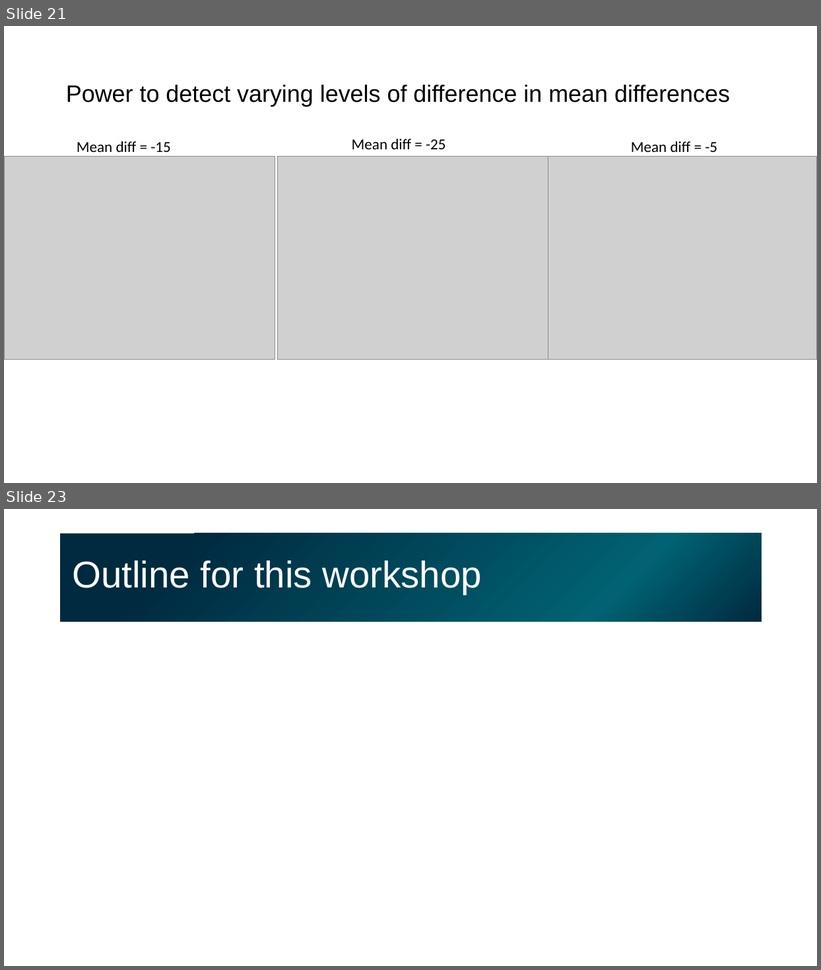
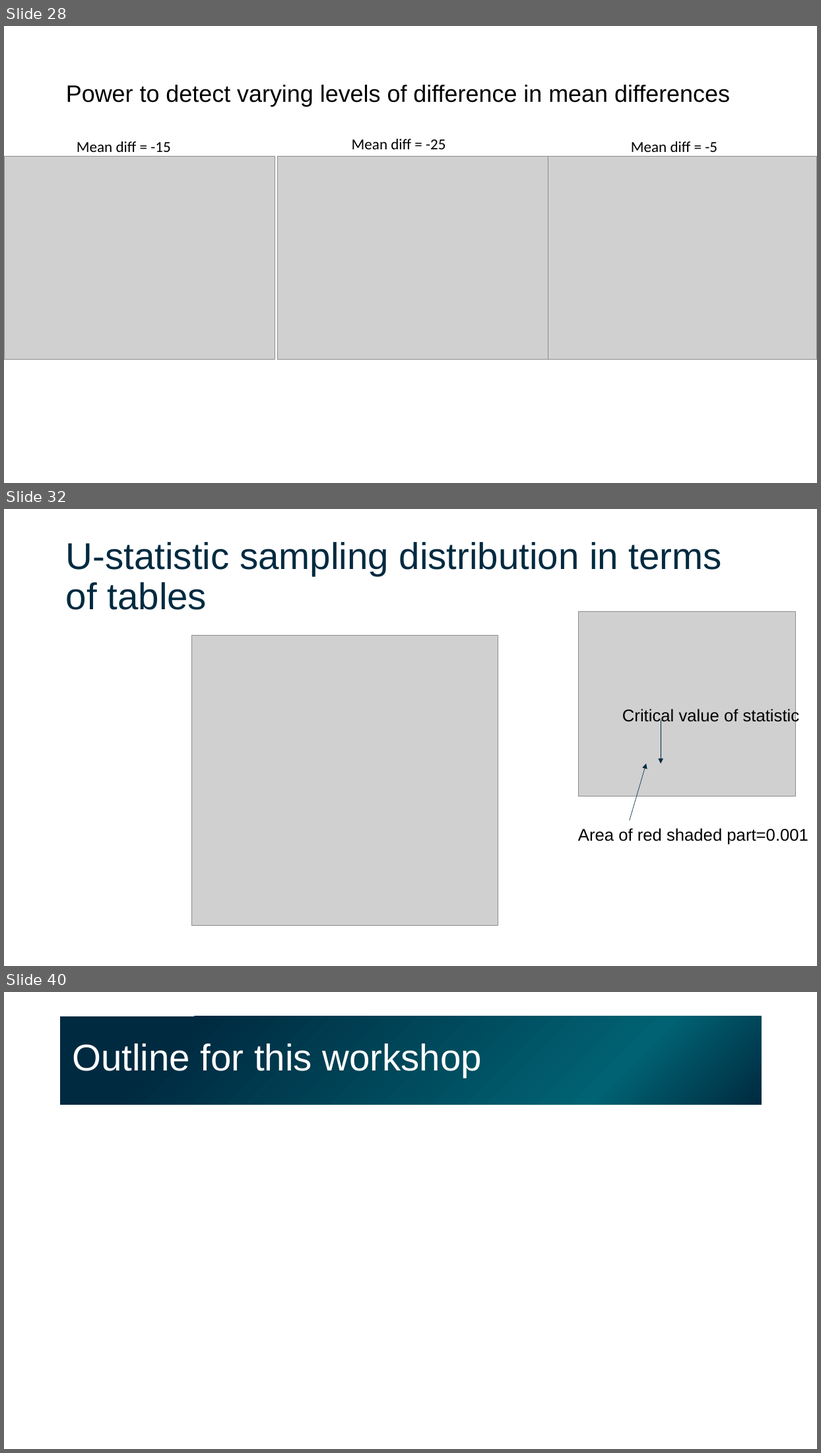
Before and after one commit to gladstone-institutes/Bioinformatics-Workshops, a slide deck: hypothesis-testing/HypothesisTesting.pptx. Shown one above the other, each under a label of ours: slides 21 and 23 before the commit, slides 28, 32 and 40 after it; the slides between them are not shown. The pictures are 821x970 and 821x1453 pixels, drawn with LibreOffice and Linux fonts; fonts in the diff are those of the drawing; grey boxes stand for pictures. Boxes give left, top, right and bottom in pixels: in the first picture for what was removed or moved away, otherwise in the second. Text is boxed around its words. In the diff, an @@ line names an element or a change of style, - is before the commit and + after.

Commit message:
added slides describing different statistics and sampling distributions

```diff
--- a/hypothesis-testing/HypothesisTesting.pptx
+++ b/hypothesis-testing/HypothesisTesting.pptx
@@ slide 32 added at (4, 509, 817, 966), background #FFFFFF @@
@@ title added at (66, 542, 722, 610), 44 pt, text #002A40 @@
+U-statistic sampling distribution in terms of tables
@@ picture added at (580, 611, 797, 797) @@
@@ picture added at (192, 635, 499, 925) @@
@@ text added at (622, 708, 800, 725), 20 pt, text #000000 @@
+Critical value of statistic
@@ arrow added from (661, 720) to (661, 764), #002A40 0.5 pt @@
@@ arrow added from (630, 821) to (646, 764), #002A40 0.5 pt @@
@@ text added at (578, 828, 809, 845), 20 pt, text #000000 @@
+Area of red shaded part=0.001
@@ what was slide 21 is now slide 28 @@
@@ what was slide 23 is now slide 40 @@
```
Also in this commit, not shown: 4 slides changed, 17 other slides added, 1 slide removed.
